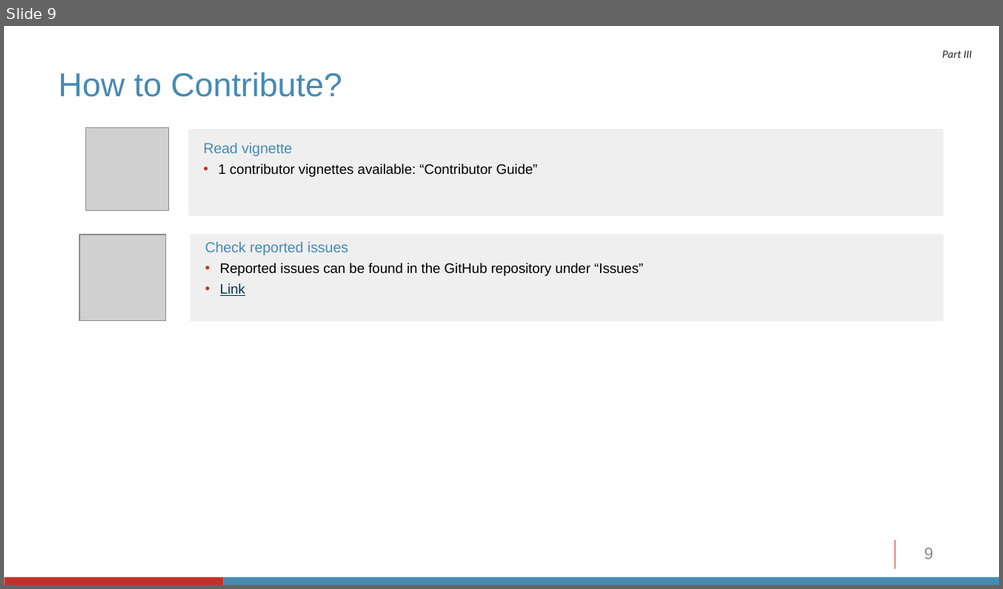
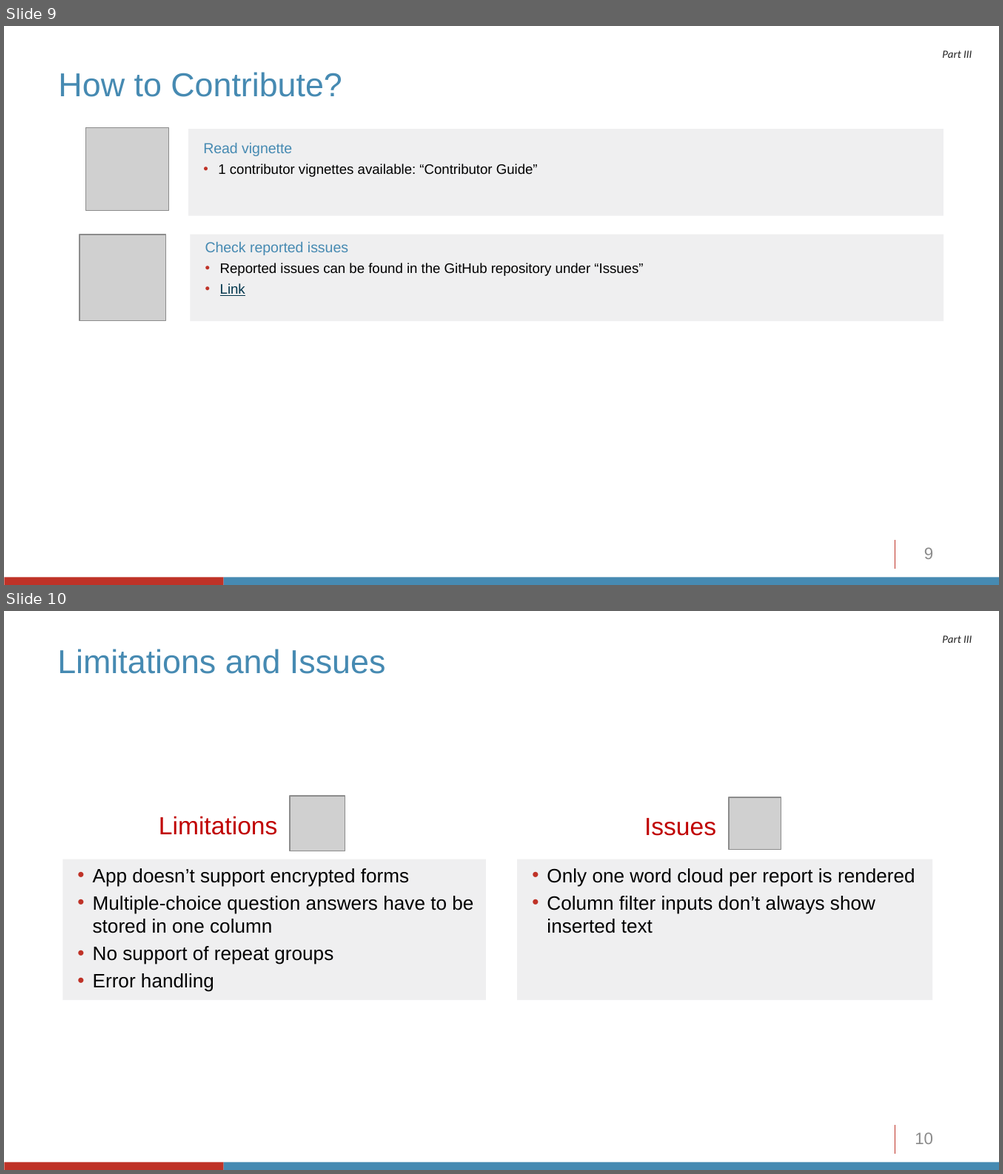
Before and after one commit to SwissTPH/repvisforODK, a slide deck: media/ppt/repvisforODK_demo_event.pptx. Shown one above the other, each under a label of ours: slide 9 before the commit, slides 9 and 10 after it. The pictures are 1003x589 and 1003x1174 pixels, drawn with LibreOffice and Linux fonts; fonts in the diff are those of the drawing; grey boxes stand for pictures; background and template pictures are left out. Boxes give left, top, right and bottom in pixels: in the first picture for what was removed or moved away, otherwise in the second. Text is boxed around its words. In the diff, an @@ line names an element or a change of style, - is before the commit and + after.

```diff
--- a/media/ppt/repvisforODK_demo_event.pptx
+++ b/media/ppt/repvisforODK_demo_event.pptx
@@ slide 10 added at (x1=4, y1=611, x2=999, y2=1170), background #FFFFFF; not listed: 4 template elements that a slide beside it also shows @@
@@ title added at (x1=57, y1=649, x2=386, y2=674), 24 pt, text #468AB2 @@
+Limitations and Issues
@@ text added at (x1=942, y1=635, x2=971, y2=643), 8 pt, text #222222, italic @@
+Part III
@@ picture added at (x1=290, y1=796, x2=345, y2=851) @@
@@ picture added at (x1=728, y1=798, x2=780, y2=850) @@
@@ text added at (x1=159, y1=816, x2=278, y2=835), 18 pt, text #C00000 @@
+Limitations
@@ text added at (x1=644, y1=818, x2=716, y2=836), 18 pt, text #C00000 @@
+Issues
@@ rectangle added at (x1=62, y1=860, x2=485, y2=1001), fill #EFEFF0, 14 pt, text #000000 @@
+• App doesn’t support encrypted forms
+• Multiple-choice question answers have to be stored in one column
+• No support of repeat groups
+• Error handling
@@ rectangle added at (x1=518, y1=860, x2=932, y2=1001), fill #EFEFF0, 14 pt, text #000000 @@
+• Only one word cloud per report is rendered
+• Column filter inputs don’t always show inserted text
```
Also in this commit, not shown: 2 slides changed.
